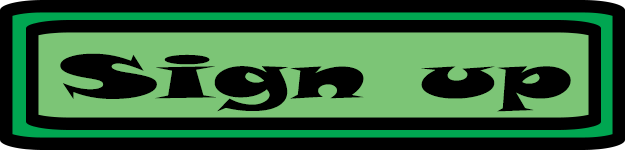
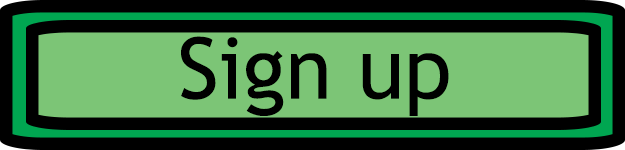
Revision of a layered 625×150 image; what changed, layer by layer:
painted on "Sign up" over [60, 36, 571, 116]
